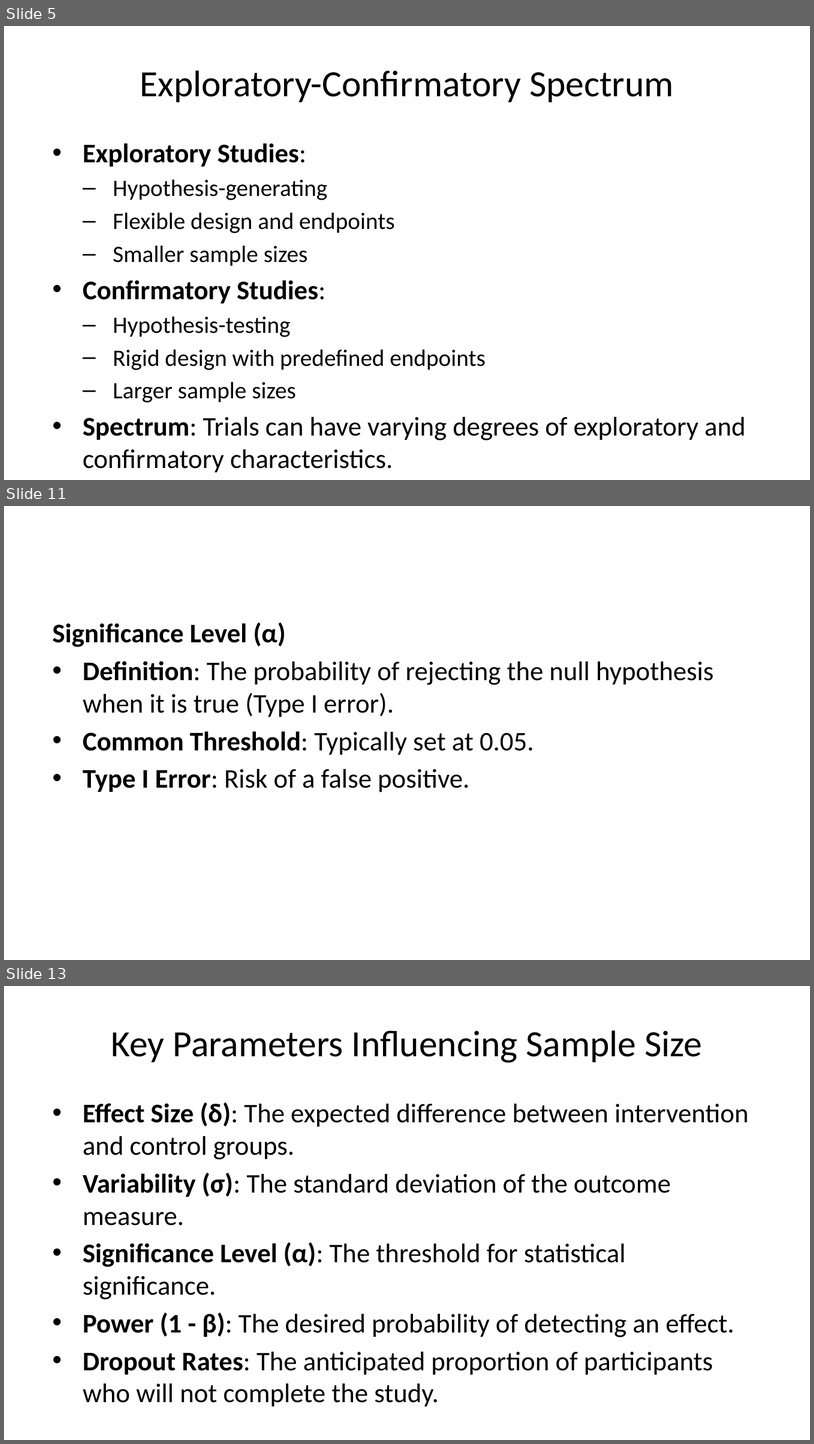
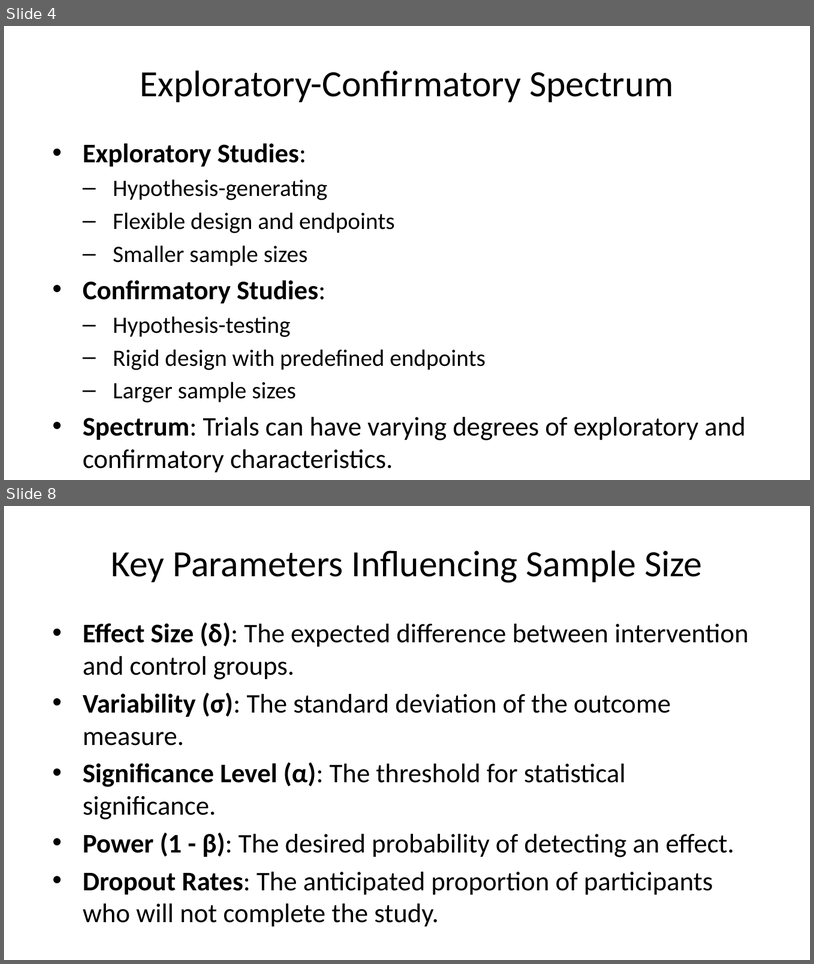
Before and after one commit to MartynK/SampsizeSlides, a slide deck: inst/SampleSizeCalcOverview.pptx. Shown one above the other, each under a label of ours: slides 5, 11 and 13 before the commit, slides 4 and 8 after it; the slides between them are not shown. The pictures are 814x1444 and 814x964 pixels, drawn with LibreOffice and Linux fonts; fonts in the diff are those of the drawing. Boxes give left, top, right and bottom in pixels: in the first picture for what was removed or moved away, otherwise in the second. Text is boxed around its words. In the diff, an @@ line names an element or a change of style, - is before the commit and + after.

```diff
--- a/inst/SampleSizeCalcOverview.pptx
+++ b/inst/SampleSizeCalcOverview.pptx
@@ slide 11 removed at [4,506,810,960], background #FFFFFF @@
@@ text removed at [53,622,714,792] @@
-Significance Level (α)
-• Definition: The probability of rejecting the null hypothesis when it is true (Type I error).
-• Common Threshold: Typically set at 0.05.
-• Type I Error: Risk of a false positive.
@@ what was slide 5 is now slide 4 @@
@@ what was slide 13 is now slide 8 @@
```
Also in this commit, not shown: 14 slides changed, 2 slides added, 16 other slides removed, 6 other files.
